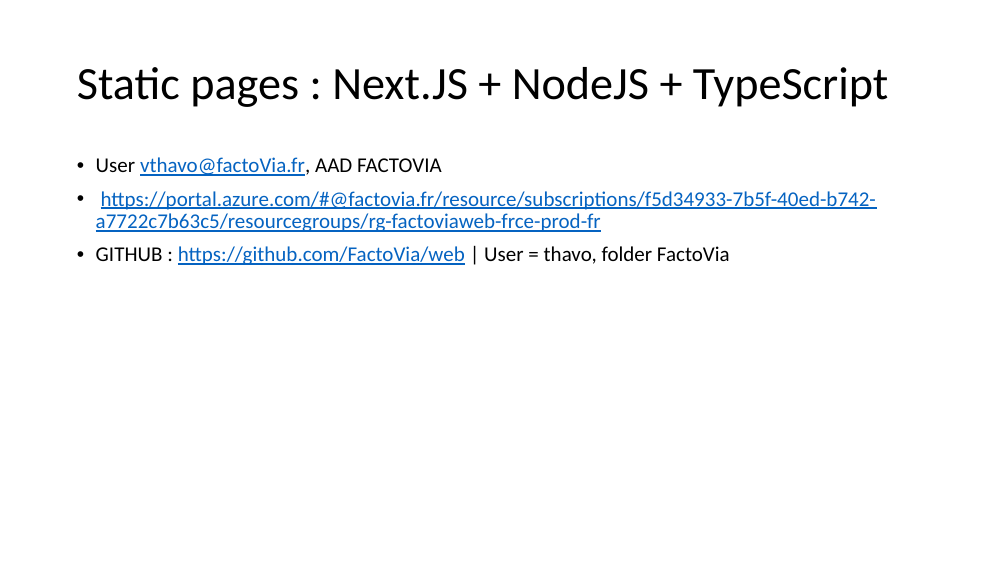
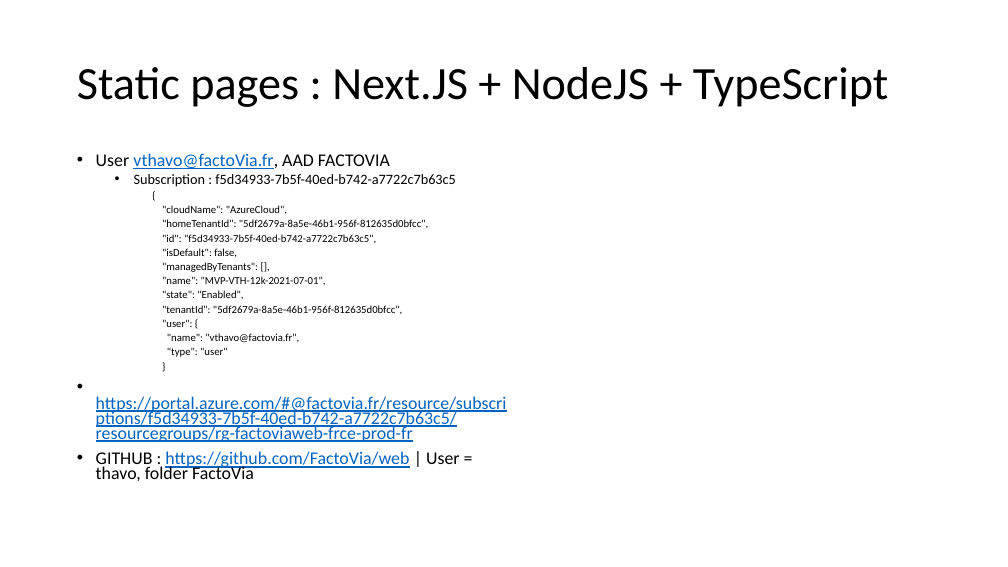
Before and after one commit to mehdilb8/azure_factovia, a slide deck: slide 2 of _documentation/FactoViaWeb.Tech.documentation.pptx. Drawn at 1008x567 pixels with LibreOffice and Linux fonts; fonts in the diff are those of the drawing. Boxes give left, top, right and bottom in pixels: in the first picture for what was removed or moved away, otherwise in the second. Text is boxed around its words. In the diff, an @@ line names an element or a change of style, - is before the commit and + after.

Commit message:
add Azure bicep scripts. Deploys OK on Azure

```diff
--- a/_documentation/FactoViaWeb.Tech.documentation.pptx
+++ b/_documentation/FactoViaWeb.Tech.documentation.pptx
@@ text at box(96, 153, 507, 481): size 20 to 17 pt in "User vthavo@factoVia.fr, AAD FACTOVIA", "https://portal.azure.com/#@factovia.fr/resource/subscription ...", "GITHUB : https://github.com/FactoVia/web | User = thavo, ..."; line spacing 0.9 to 0.7 @@
@@ text at box(134, 174, 456, 357): paragraphs added @@
+  • Subscription : f5d34933-7b5f-40ed-b742-a7722c7b63c5
+    {
+    "cloudName": "AzureCloud",
+    "homeTenantId": "5df2679a-8a5e-46b1-956f-812635d0bfcc",
+    "id": "f5d34933-7b5f-40ed-b742-a7722c7b63c5",
+    "isDefault": false,
+    "managedByTenants": [],
+    "name": "MVP-VTH-12k-2021-07-01",
+    "state": "Enabled",
+    "tenantId": "5df2679a-8a5e-46b1-956f-812635d0bfcc",
+    "user": {
+    "name": "vthavo@factovia.fr",
+    "type": "user"
+    }
```
Also in this commit, not shown: 1 slide added, 14 other files.
